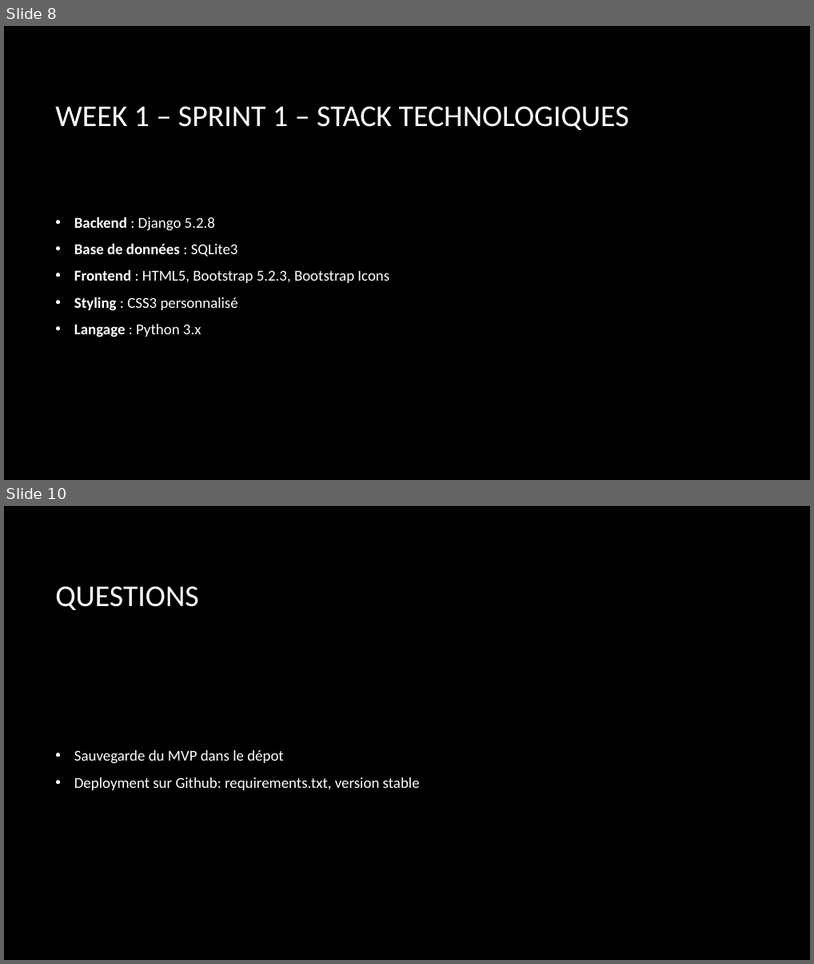
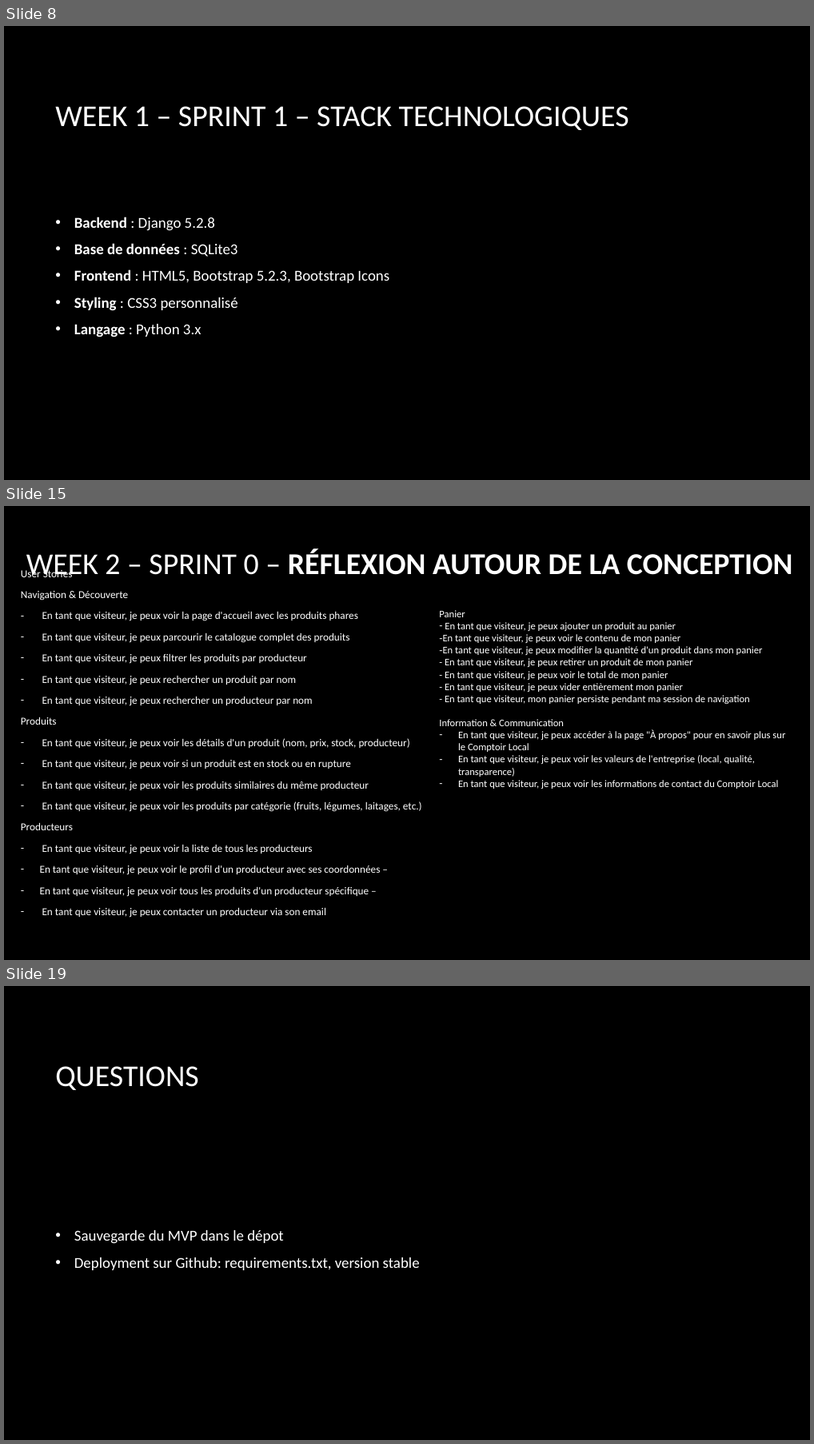
Before and after one commit to fus3r/FitnessArc, a slide deck: week1/saclay_local/WorkingDocs/presentation.pptx. Shown one above the other, each under a label of ours: slides 8 and 10 before the commit, slides 8, 15 and 19 after it; the slides between them are not shown. The pictures are 814x964 and 814x1444 pixels, drawn with LibreOffice and Linux fonts; fonts in the diff are those of the drawing; background and template pictures are left out. Boxes give left, top, right and bottom in pixels: in the first picture for what was removed or moved away, otherwise in the second. Text is boxed around its words. In the diff, an @@ line names an element or a change of style, - is before the commit and + after.

```diff
--- a/week1/saclay_local/WorkingDocs/presentation.pptx
+++ b/week1/saclay_local/WorkingDocs/presentation.pptx
@@ slide 15 added at box(4, 506, 810, 960), background picture (left out) @@
@@ title added at box(26, 548, 794, 577), 36 pt, text #FFFFFF, bold @@
+WEEK 2 – SPRINT 0 – RÉFLEXION AUTOUR DE LA CONCEPTION
@@ text added at box(21, 591, 422, 915), 12.6 pt, text #FFFFFF @@
+User Stories
+Navigation & Découverte
+– En tant que visiteur, je peux voir la page d'accueil avec les produits phares
+– En tant que visiteur, je peux parcourir le catalogue complet des produits
+– En tant que visiteur, je peux filtrer les produits par producteur
+– En tant que visiteur, je peux rechercher un produit par nom
+– En tant que visiteur, je peux rechercher un producteur par nom
+Produits
+– En tant que visiteur, je peux voir les détails d'un produit (nom, prix, stock, producteur)
+– En tant que visiteur, je peux voir si un produit est en stock ou en rupture
+– En tant que visiteur, je peux voir les produits similaires du même producteur
+– En tant que visiteur, je peux voir les produits par catégorie (fruits, légumes, laitages, etc.)
+Producteurs
+– En tant que visiteur, je peux voir la liste de tous les producteurs
+– En tant que visiteur, je peux voir le profil d'un producteur avec ses coordonnées –
+– En tant que visiteur, je peux voir tous les produits d'un producteur spécifique –
+– En tant que visiteur, je peux contacter un producteur via son email
@@ text added at box(439, 610, 786, 788), 12 pt, text #FFFFFF @@
+Panier
+– En tant que visiteur, je peux ajouter un produit au panier
+– En tant que visiteur, je peux voir le contenu de mon panier
+– En tant que visiteur, je peux modifier la quantité d'un produit dans mon panier
+- En tant que visiteur, je peux retirer un produit de mon panier
+- En tant que visiteur, je peux voir le total de mon panier
+- En tant que visiteur, je peux vider entièrement mon panier
+- En tant que visiteur, mon panier persiste pendant ma session de navigation
+Information & Communication
+– En tant que visiteur, je peux accéder à la page "À propos" pour en savoir plus sur le Comptoir Local
+– En tant que visiteur, je peux voir les valeurs de l'entreprise (local, qualité, transparence)
+– En tant que visiteur, je peux voir les informations de contact du Comptoir Local
@@ what was slide 10 is now slide 19 @@
```
Also in this commit, not shown: 1 slide changed, 8 other slides added, 12 other files.
